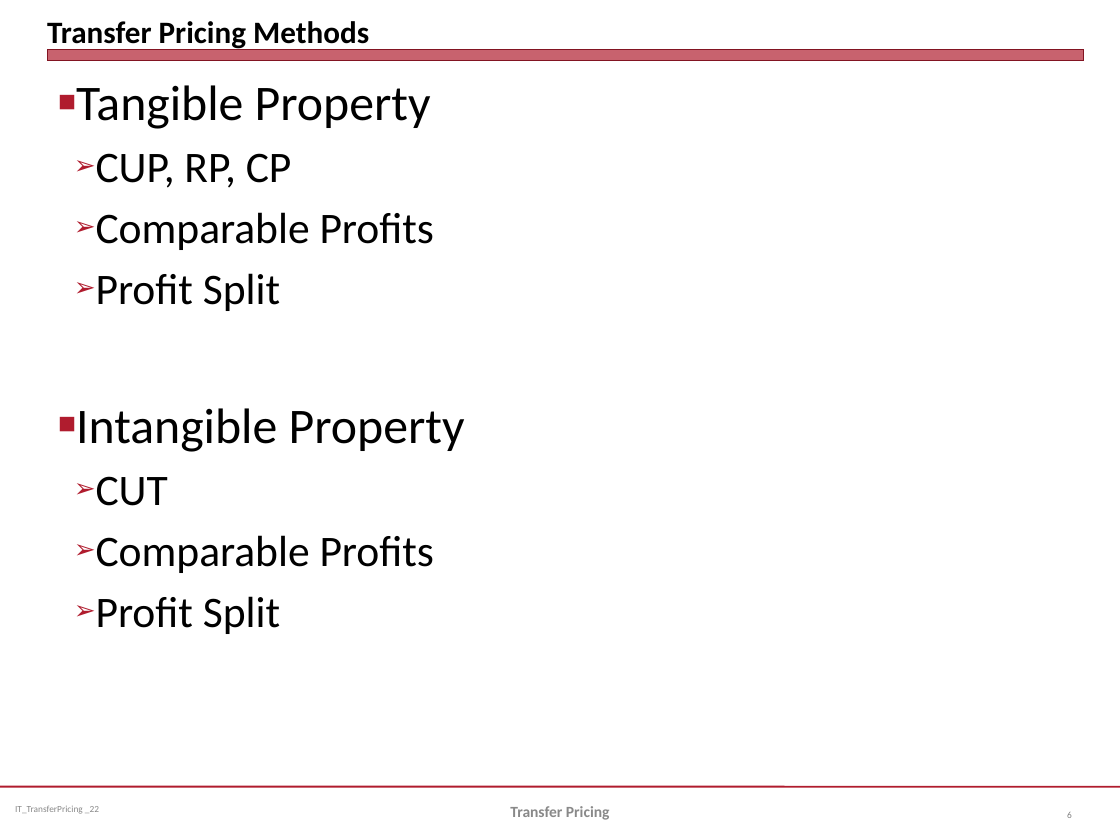
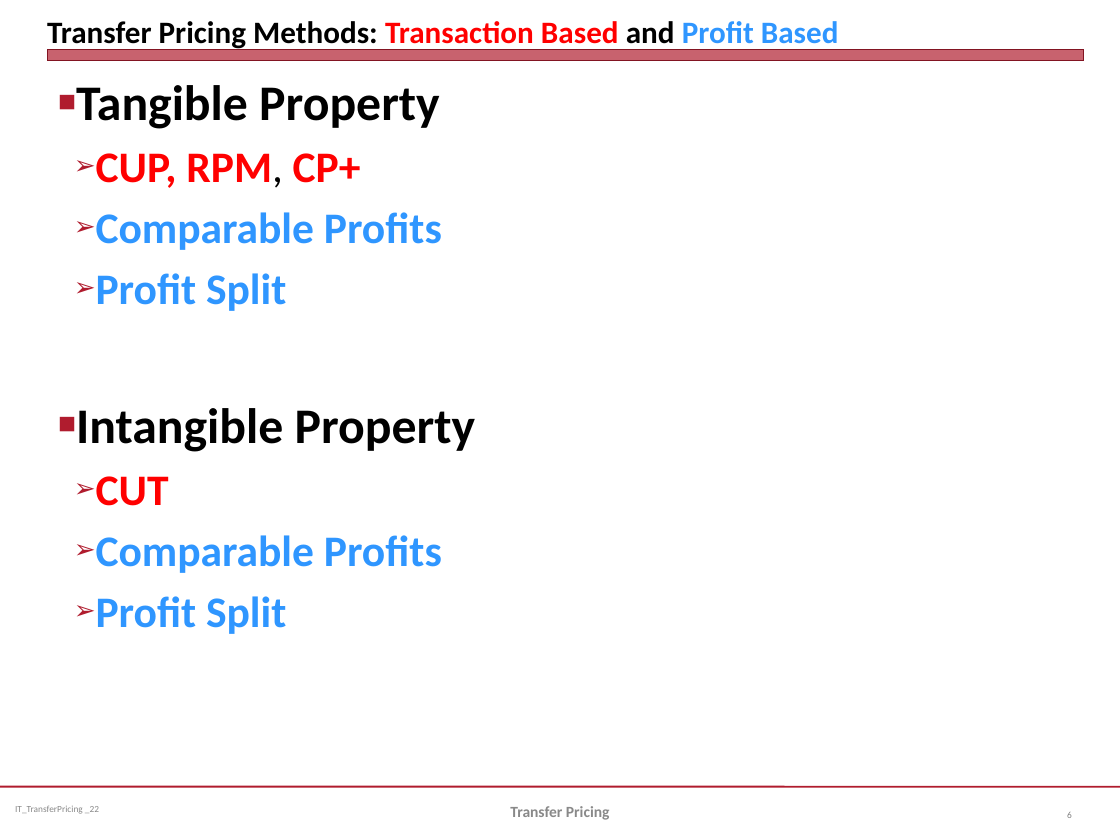
Before and after one commit to jmc877/International-Tax, a slide deck: slide 6 of slides/IT_TransferPricing_2022.pptx. Drawn at 1120x840 pixels with LibreOffice and Linux fonts; fonts in the diff are those of the drawing. Boxes give left, top, right and bottom in pixels: in the first picture for what was removed or moved away, otherwise in the second. Text is boxed around its words. In the diff, an @@ line names an element or a change of style, - is before the commit and + after.

```diff
--- a/slides/IT_TransferPricing_2022.pptx
+++ b/slides/IT_TransferPricing_2022.pptx
@@ title at (x1=47, y1=21, x2=839, y2=51): text changed @@
-Transfer Pricing Methods
+Transfer Pricing Methods: Transaction Based and Profit Based
@@ text at (x1=76, y1=85, x2=476, y2=634): bold on in "Tangible Property", "Comparable Profits", "Profit Split", "Intangible Property" and 3 more places; text colour #000000 to #3096FF in "Comparable Profits", "Profit Split", "Comparable Profits", "Profit Split"; text colour #000000 to #FF0000 in "CUT" @@
@@ text at (x1=96, y1=153, x2=361, y2=188): text changed; text colour #000000 to #FF0000; bold on @@
-  ➢ CUP, RP, CP
+  ➢ CUP, RPM, CP+
```
Also in this commit, not shown: 9 other slides changed, 2 slides removed, 1 other file.
